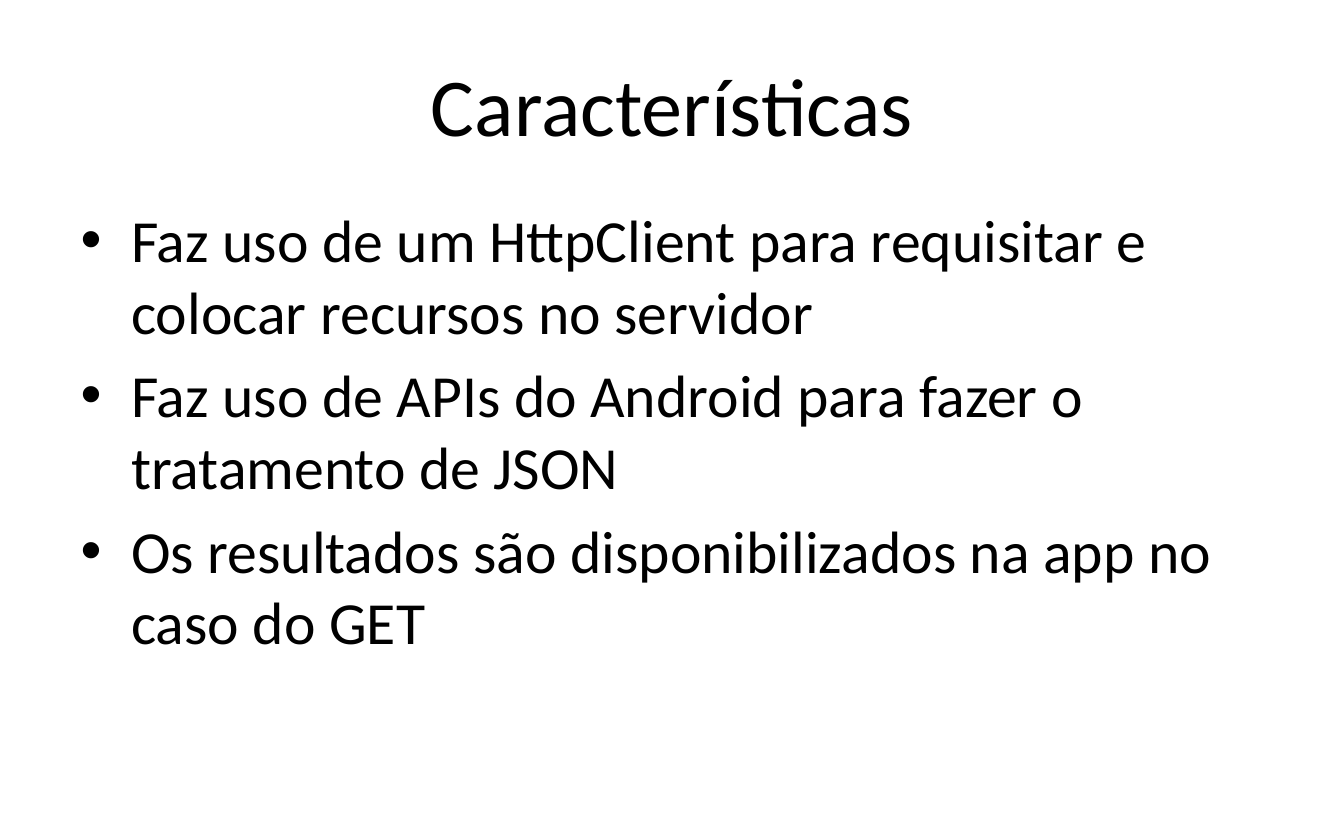
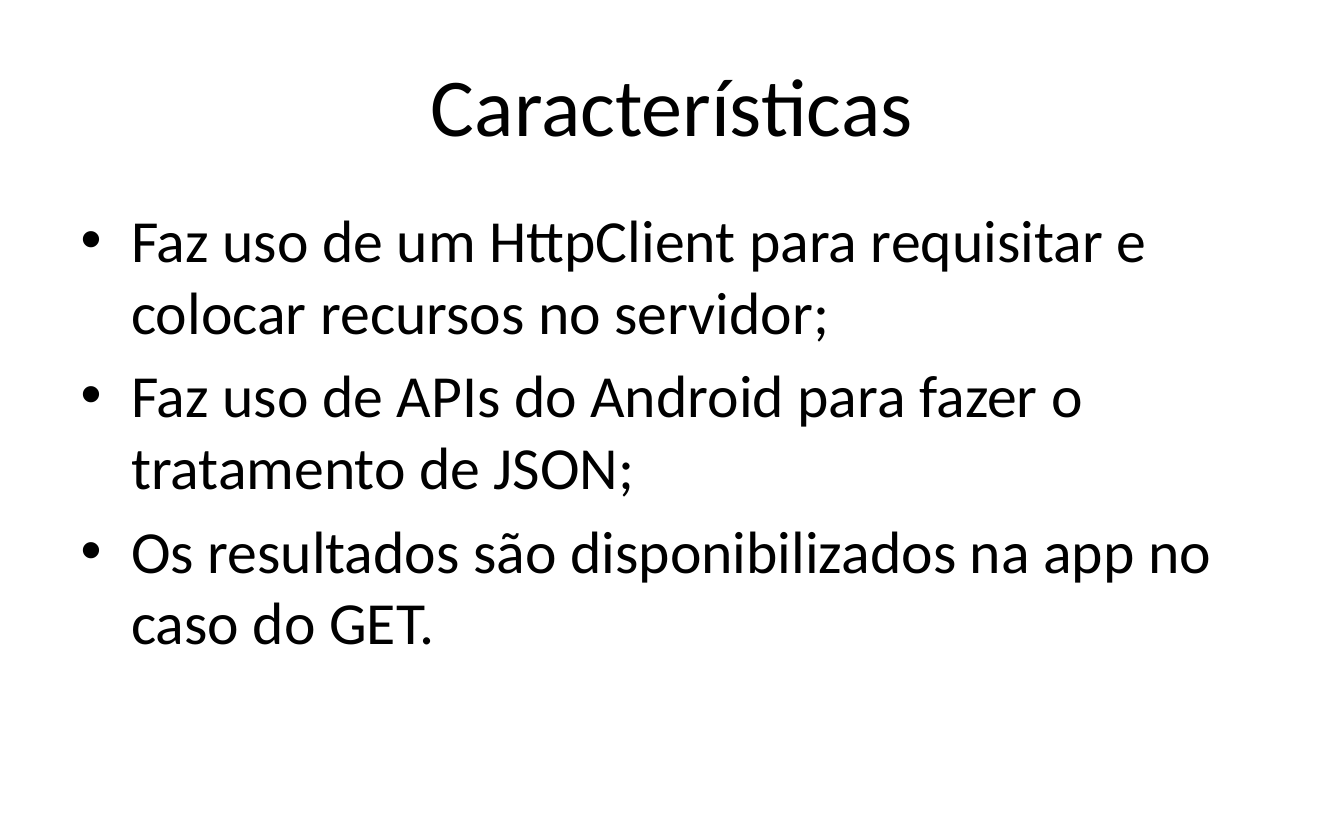
Before and after one commit to iptomar/letrinhas_si, a slide deck: slide 19 of Apresentacoes/v01.pptx. Drawn at 1344x840 pixels with LibreOffice and Linux fonts; fonts in the diff are those of the drawing; background and template pictures are left out. Boxes give left, top, right and bottom in pixels: in the first picture for what was removed or moved away, otherwise in the second. Text is boxed around its words. In the diff, an @@ line names an element or a change of style, - is before the commit and + after.

```diff
--- a/Apresentacoes/v01.pptx
+++ b/Apresentacoes/v01.pptx
@@ text at [131,220,1211,645]: text changed @@
-• Faz uso de um HttpClient para requisitar e colocar recursos no servidor
-• Faz uso de APIs do Android para fazer o tratamento de JSON
-• Os resultados são disponibilizados na app no caso do GET
+• Faz uso de um HttpClient para requisitar e colocar recursos no servidor;
+• Faz uso de APIs do Android para fazer o tratamento de JSON;
+• Os resultados são disponibilizados na app no caso do GET.
```
Also in this commit, not shown: 10 other slides changed, 6 slides added.
